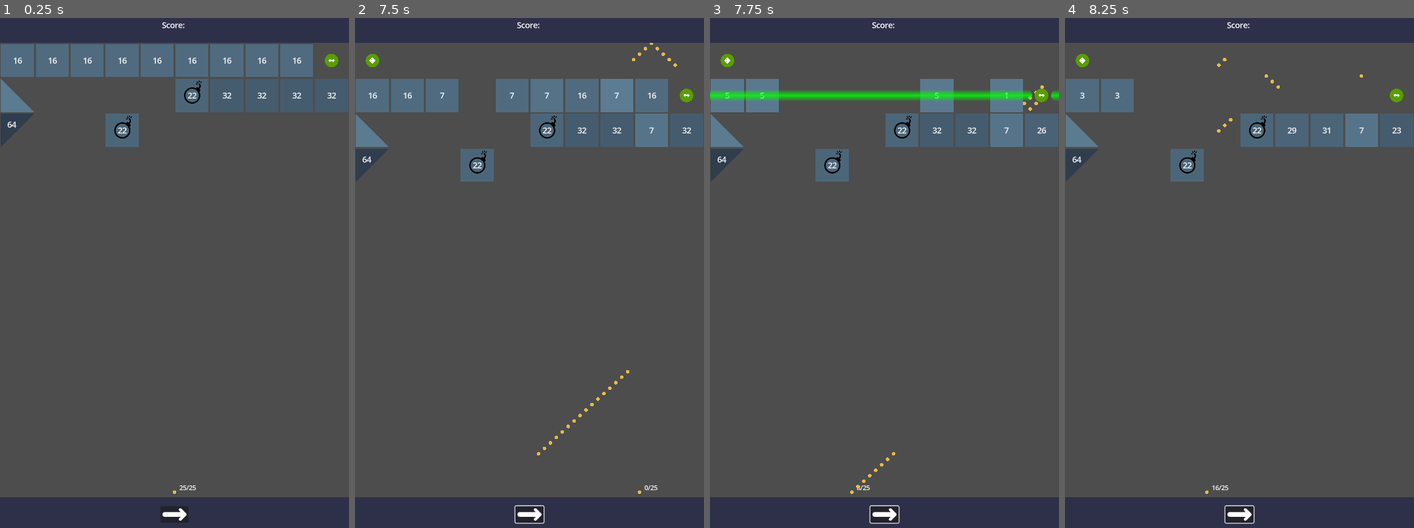
Above: before the commit, frames 1-4 (left to right).
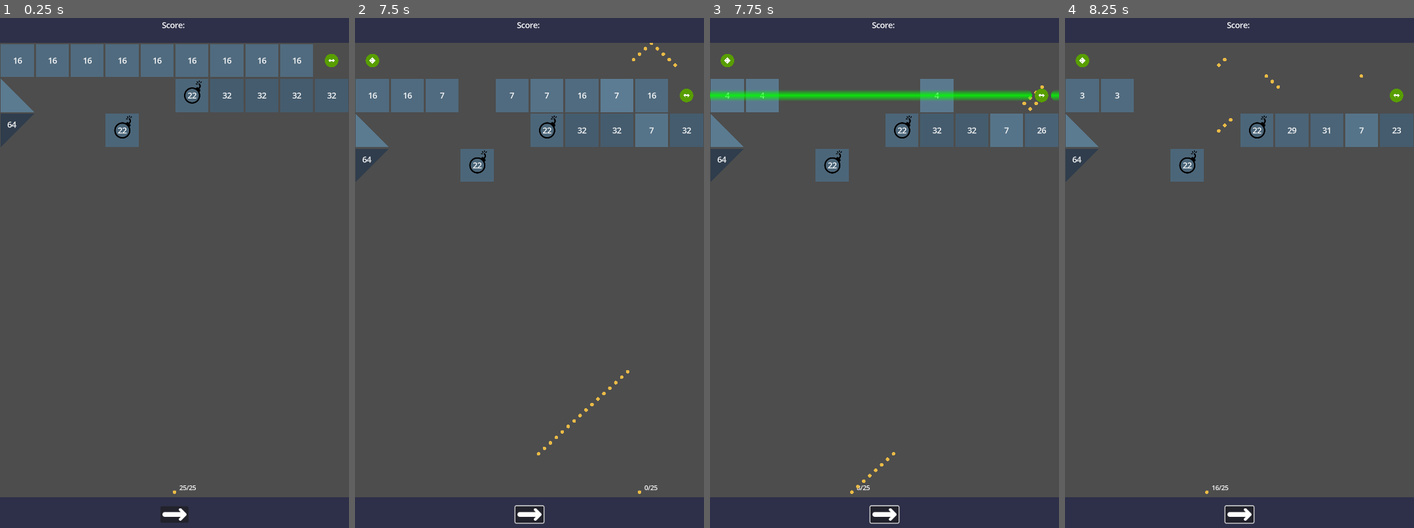
Above: after the commit, the same moments.

Repository: MichalHrbek/wallsnballs
Game: Godot game, scene res://scenes/main.tscn
The game is run twice, just before and just after one commit, with the same random seed, the same clock (stepped at 60 frames per second) and the same inputs.
Inputs (mouse positions are in pixels of both pictures, inside the frame that each line leads up to):
- Up to frame 1 (0.25 s): no input
- Up to frame 2 (7.5 s): click (529, 512) at 0.5 s; click (529, 512) at 1.25 s; click (529, 512) at 2 s; tap Enter at 2.75 s; move the mouse to (606, 242) at 2.77 s; click (606, 242) at 2.92 s; move the mouse to (459, 298) at 3.52 s; click (459, 298) at 3.67 s; move the mouse to (564, 155) at 4.27 s; click (564, 155) at 4.42 s; tap Space at 5 s; move the mouse to (512, 375) at 5.02 s; click (512, 375) at 5.17 s; move the mouse to (634, 349) at 5.77 s; click (634, 349) at 5.92 s; move the mouse to (424, 191) at 6.52 s; click (424, 191) at 6.67 s; move the mouse to (546, 267) at 7.27 s; click (546, 267) at 7.42 s
- Up to frame 3 (7.75 s): no input
- Up to frame 4 (8.25 s): move the mouse to (1187, 140) at 8.02 s; click (1187, 140) at 8.17 s

Frames 1-2 are identical in both runs. In frame 3, 0.6% of the frame differs, in the area x 4-90%, y 11-19%; in frame 4, nothing differs.

Commit message:
Increased collider size

Diff:
--- a/scenes/walls/wall_circular.tscn
+++ b/scenes/walls/wall_circular.tscn
@@ -3,7 +3,7 @@
 [ext_resource type="Texture2D" uid="uid://dbjecd6eknr0s" path="res://assets/ball.svg" id="1_kiyxa"]
 
 [sub_resource type="CircleShape2D" id="CircleShape2D_6jwhq"]
-radius = 18.0278
+radius = 24.0
 
 [node name="WallCircular" type="CharacterBody2D"]
 collision_mask = 3
